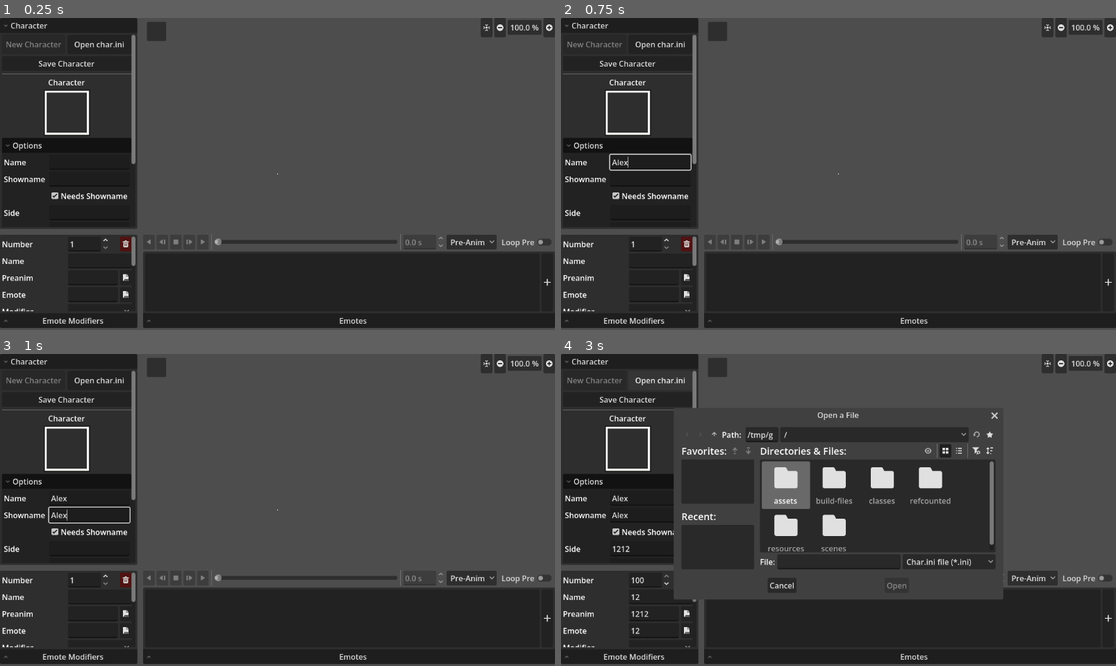
Above: before the commit, frames 1-4 (two rows, left to right).
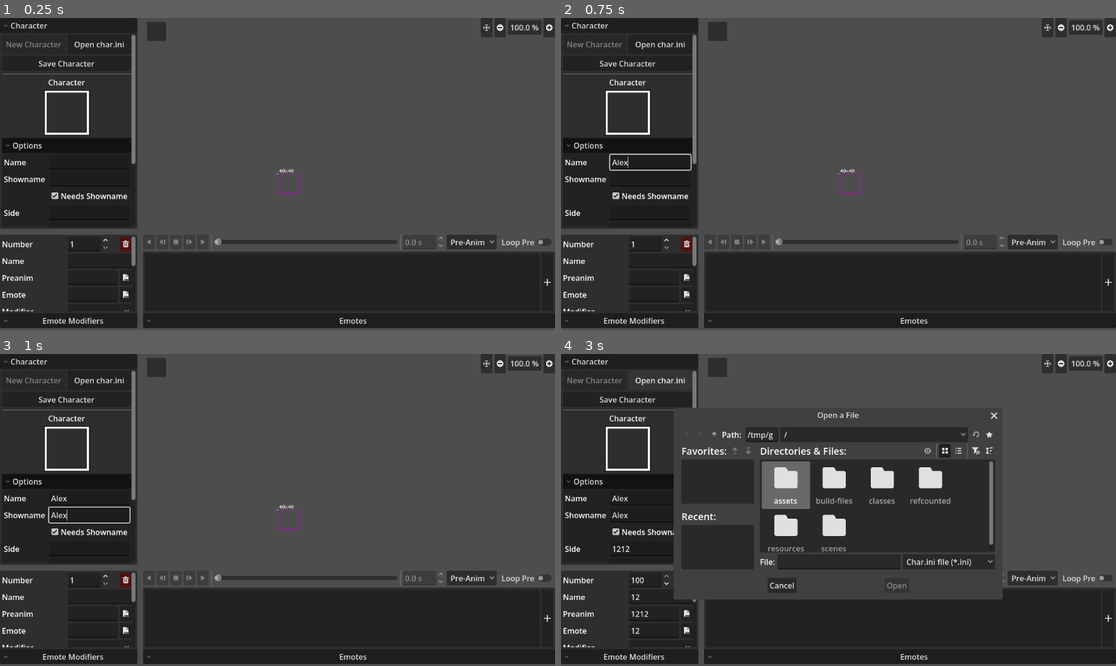
Above: after the commit, the same moments.

Repository: Crystalwarrior/KFO-CharMaker
Game: Godot game, scene res://scenes/main.tscn
The game is run twice, just before and just after one commit, with the same random seed, the same clock (stepped at 60 frames per second) and the same inputs.
Inputs (mouse positions are in pixels of both pictures, inside the frame that each line leads up to):
- Up to frame 1 (0.25 s): no input
- Up to frame 2 (0.75 s): click (649, 161) at 0.52 s; type "Alex" at 0.6 s
- Up to frame 3 (1 s): click (88, 516) at 0.75 s; type "Alex" at 0.83 s; click (88, 547) at 0.98 s
- Up to frame 4 (3 s): type "12" at 1.07 s; click (649, 566) at 1.27 s; type "12" at 1.35 s; click (649, 581) at 1.5 s; type "12" at 1.58 s; click (649, 600) at 1.73 s; type "12" at 1.82 s; click (649, 616) at 2.02 s; type "12" at 2.1 s; click (649, 631) at 2.25 s; type "12" at 2.33 s; click (655, 612) at 2.48 s; type "12" at 2.57 s; click "Open char.ini" at 2.75 s

The runs differ from the first frame. In frame 1, less than 0.1% of the frame differs, in the area x 50-54%, y 48-57%; in frame 2, less than 0.1%; in frame 3, less than 0.1%; in frame 4, 0.2%, in the area x 65-80%, y 18-74%.
Error in both runs: Invalid assignment of property or key 'char_name' with value of type 'String' on a base object of type 'Nil'. (res://scenes/char_converter.gd:247)

Commit message:
Add a size label that shows you the current size of the crop zone

Diff:
--- a/scenes/button_cropper.gd
+++ b/scenes/button_cropper.gd
@@ -6,6 +6,7 @@
 
 
 @onready var button_crop_zone: Control = %ButtonCropZone
+@onready var size_label: Label = %SizeLabel
 
 
 enum DragMode {
@@ -27,6 +28,10 @@
 var drag_start_global: Vector2
 var initial_global_pos: Vector2
 var initial_size: Vector2
+
+
+func _process(_delta: float) -> void:
+	size_label.text = "%dx%d" % [button_crop_zone.size.x, button_crop_zone.size.y]
 
 
 func _gui_input(event: InputEvent) -> void:
--- a/scenes/main.tscn
+++ b/scenes/main.tscn
@@ -8,6 +8,7 @@
 [ext_resource type="Texture2D" uid="uid://cx1mrj8q70p7o" path="res://assets/icons/ZoomLess.svg" id="3_o6xl0"]
 [ext_resource type="Texture2D" uid="uid://bqql5tunkpnsn" path="res://assets/icons/ZoomMore.svg" id="4_tipki"]
 [ext_resource type="Script" uid="uid://c1ywb6hlblco2" path="res://scenes/button_cropper.gd" id="7_o6xl0"]
+[ext_resource type="FontFile" uid="uid://bg3pasb824cy1" path="res://assets/fonts/Habbo.ttf" id="9_85g3d"]
 
 [sub_resource type="StyleBoxFlat" id="StyleBoxFlat_tipki"]
 content_margin_left = 0.0
@@ -24,6 +25,9 @@
 expand_margin_top = 1.0
 expand_margin_right = 1.0
 expand_margin_bottom = 1.0
+
+[sub_resource type="LabelSettings" id="LabelSettings_tipki"]
+font = ExtResource("9_85g3d")
 
 [node name="Main" type="Node" unique_id=269323199]
 script = ExtResource("1_tipki")
@@ -148,14 +152,13 @@
 
 [node name="ButtonCropper" type="ReferenceRect" parent="." unique_id=923137094]
 unique_name_in_owner = true
-visible = false
 visibility_layer = 4
 offset_right = 48.0
 offset_bottom = 44.0
 border_color = Color(0, 0.61620533, 0.5876613, 1)
 script = ExtResource("7_o6xl0")
 
-[node name="ButtonCropZone" type="PanelContainer" parent="ButtonCropper" unique_id=832025316]
+[node name="ButtonCropZone" type="Panel" parent="ButtonCropper" unique_id=15811662]
 unique_name_in_owner = true
 layout_mode = 1
 anchors_preset = 15
@@ -168,3 +171,13 @@
 grow_vertical = 2
 mouse_filter = 2
 theme_override_styles/panel = SubResource("StyleBoxFlat_tipki")
+
+[node name="SizeLabel" type="Label" parent="ButtonCropper/ButtonCropZone" unique_id=856390590]
+unique_name_in_owner = true
+layout_mode = 0
+offset_top = -14.0
+offset_right = 40.0
+offset_bottom = -1.0
+text = "err"
+label_settings = SubResource("LabelSettings_tipki")
+clip_text = true
Binary file added: assets/fonts/Habbo.ttf
Not shown, added: assets/fonts/Habbo.ttf.import
